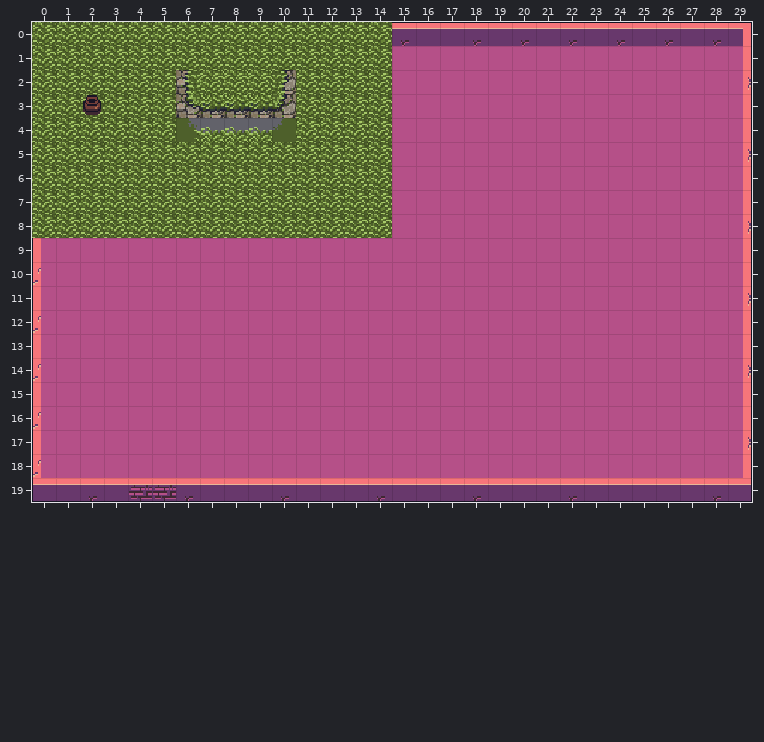
Two versions of a level (Tiled map (JSON), data/assets/test-room.tmj). That is the earlier state.
Cells are 16x16 px. Shown: x 0..29, y 0..19. Tiles whose own drawing changed are shown in their newer look in all pictures.
After the commit:
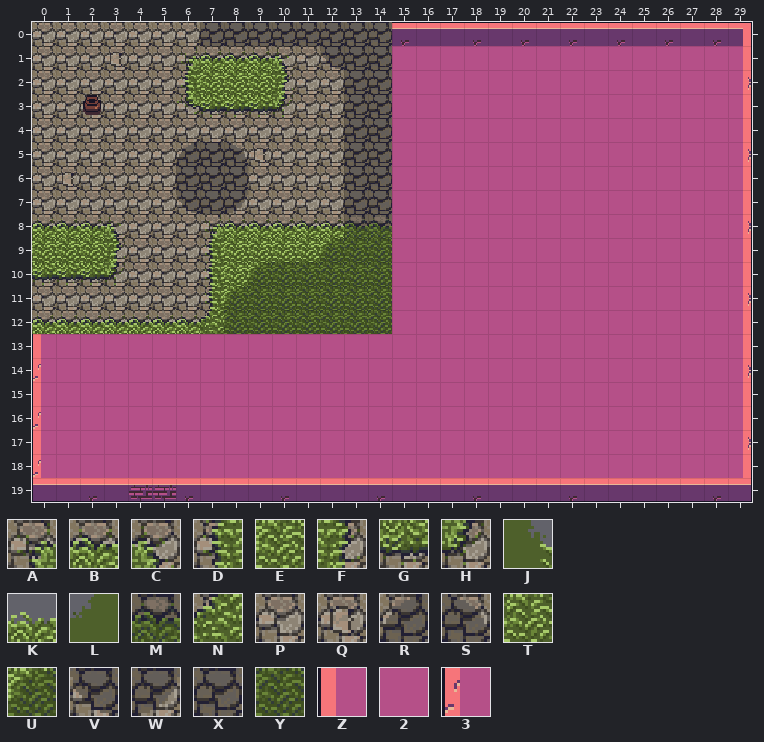
Key: from "grass": A 3, B 4, C 5, D 11, E 12, F 13, G 20, H 21, J 27, K 28, L 29, M 30, N 36, P 40, Q 41, R 42, S 43, T 44, U 48, V 50, W 51, X 58, Y 59; from "template": Z 16, 2 17, 3 32.
_ is an empty cell.
Change:
Layer "Tile Layer 1":
Tile A replaces tile T in row 1 at x 6; in row 8 at x 7.
Tile B replaces tile 2 in row 12 at x 1 to 6.
Tile B replaces tile 3 in row 12 at x 0.
Tile B replaces tile T in row 1 at x 7 to 9; in row 8 at x 0 to 2 and 8 to 12.
Tile C replaces tile T in row 1 at x 10; in row 8 at x 3.
Tile D replaces tile 2 in rows 9 to 11 at x 7.
Tile E replaces tile 2 in row 9 at x 1 to 2 and 8 to 11; in row 10 at x 8.
Tile E replaces tile Z in row 9 at x 0.
Tile F replaces tile 2 in row 9 at x 3.
Tile G replaces tile 2 in row 10 at x 1 to 2.
Tile G replaces tile 3 in row 10 at x 0.
Tile H replaces tile 2 in row 10 at x 3.
Tile M replaces tile T in row 8 at x 13 to 14.
Tile N replaces tile 2 in row 12 at x 7.
Tile P replaces tile 2 in rows 9 to 10 at x 4 to 6; in row 11 at x 1 to 6.
Tile P replaces tile J in row 4 at x 6.
Tile P replaces tile K in row 4 at x 7 to 9.
Tile P replaces tile L in row 4 at x 10.
Tile P replaces tile T in row 0 at x 0 to 6; in row 1 at x 0 to 2, 4 to 5 and 11; in rows 2 to 4 at x 0 to 5 and 11 to 12; in row 5 at x 0 to 5 and 10 to 12; in row 6 at x 0, 2 to 5 and 9 to 12; in row 7 at x 0 to 5 and 9 to 12.
Tile P replaces tile T in row 8 at x 4 to 6.
Tile P replaces tile Z in row 11 at x 0.
Tile Q replaces tile T in row 1 at x 3; in row 5 at x 9; in row 6 at x 1.
Tile R replaces tile T in row 5 at x 6.
Tile S replaces tile T in row 5 at x 8.
Tile U replaces tile 2 in row 9 at x 12; in row 10 at x 9; in row 11 at x 8.
Tile V replaces tile T in row 1 at x 12; in row 7 at x 6.
Tile W replaces tile T in row 7 at x 8.
Tile X replaces tile T in row 0 at x 7 to 14; in rows 1 to 4 at x 13 to 14; in row 5 at x 7 and 13 to 14; in row 6 at x 6 to 8 and 13 to 14; in row 7 at x 7 and 13 to 14.
Tile Y replaces tile 2 in row 9 at x 13 to 14; in row 10 at x 10 to 14; in row 11 at x 9 to 14; in row 12 at x 8 to 14.
